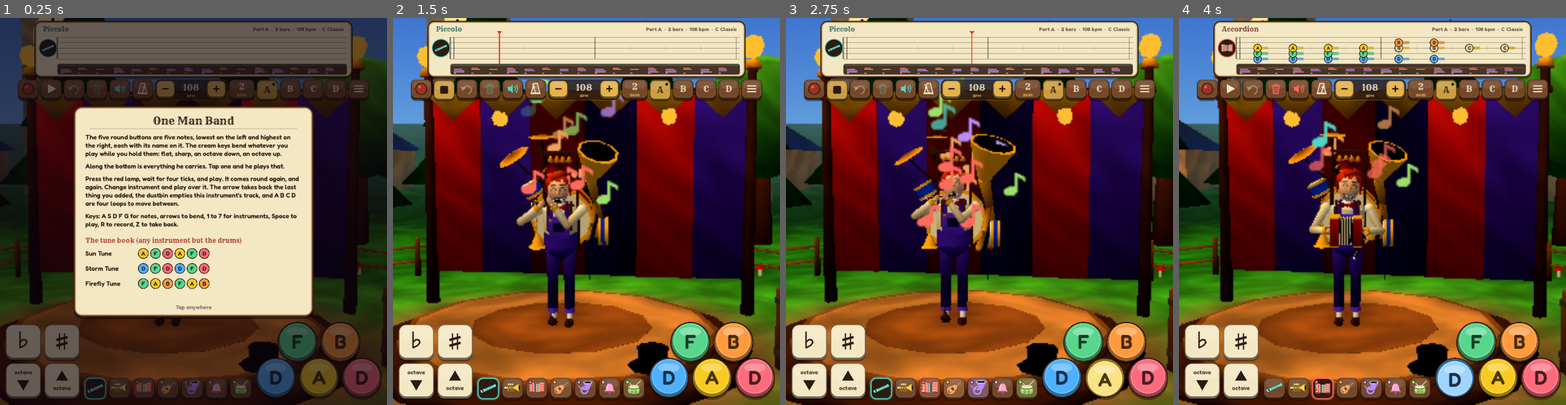
Above: before the commit, frames 1-4 (left to right).
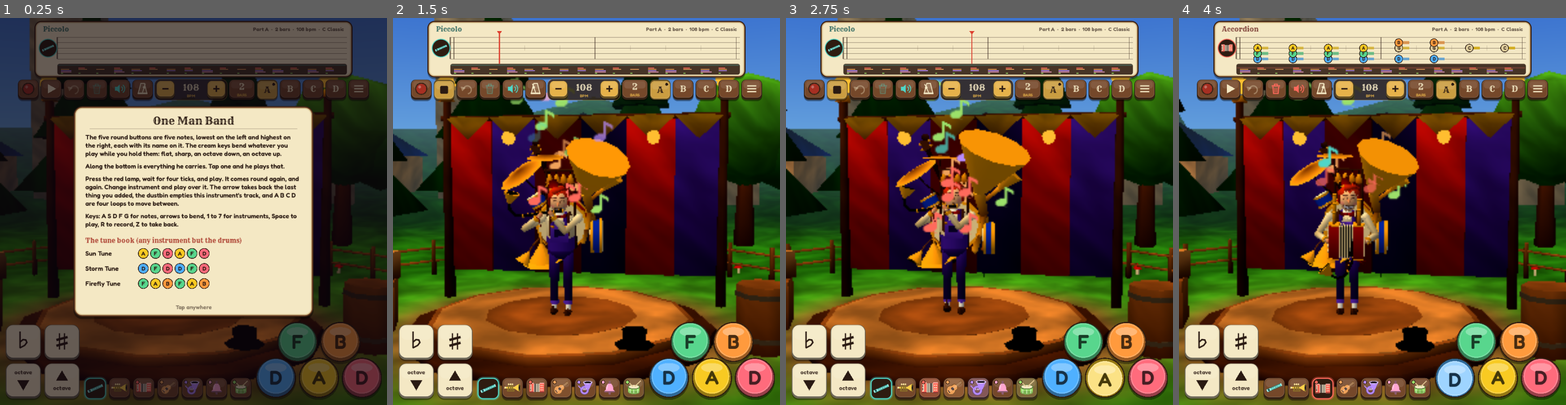
Above: after the commit, the same moments.

Repository: Sclondon/OneManBand
Game: Godot game, scene res://main.tscn
The game is run twice, just before and just after one commit, with the same random seed, the same clock (stepped at 60 frames per second) and the same inputs.
Inputs (mouse positions are in pixels of both pictures, inside the frame that each line leads up to):
- Up to frame 1 (0.25 s): no input
- Up to frame 2 (1.5 s): tap Enter at 0.5 s; move the mouse to (671, 192) at 0.52 s; hold D 0.53-1.25 s; tap F at 0.6 s; click (671, 192) at 0.67 s; tap Space at 0.77 s; drag from (509, 230) to (567, 288) at 1.27 s
- Up to frame 3 (2.75 s): move the mouse to (1018, 126) at 2.02 s; hold D from 2.03 s (still down); tap 1 at 2.1 s
- Up to frame 4 (4 s): release D at 2.75 s; drag from (1353, 288) to (1256, 153) at 2.77 s; move the mouse to (1488, 269) at 3.52 s; hold A from 3.53 s (still down); tap 3 at 3.6 s; tap Space at 3.77 s

The runs differ from the first frame. In frame 1, 17% of the frame differs, in the area x 0-100%, y 0-100%; in frame 2, 46%; in frame 3, 46%; in frame 4, 46%.

Commit message:
Comically large, odd instruments; a loop can be sent to the station's radio; a film script for the arcade preview
Co-Authored-By: Claude Opus 5.5 <noreply@anthropic.com>
Claude-Session: https://claude.ai/code/session_011y8RZHqd5HVZkKhsjEkrQh

Diff:
--- a/scripts/bandsman.gd
+++ b/scripts/bandsman.gd
@@ -16,11 +16,11 @@
 const REACH := [
 	[Vector3(-0.07, 0.56, 0.22), Vector3(-0.2, 0.555, 0.2)],
 	[Vector3(0.04, 0.555, 0.3), Vector3(-0.03, 0.6, 0.37)],
-	[Vector3(0.2, 0.2, 0.28), null],
-	[Vector3(0.34, 0.25, 0.24), Vector3(-0.07, 0.06, 0.28)],
+	[Vector3(0.26, 0.14, 0.32), null],
+	[Vector3(0.47, 0.25, 0.28), Vector3(-0.1, -0.01, 0.35)],
 	[Vector3(0.13, 0.27, 0.23), Vector3(-0.03, 0.44, 0.23)],
-	[Vector3(0.3, 0.3, 0.26), null],
-	[Vector3(0.14, 0.15, 0.3), null],
+	[Vector3(0.34, 0.3, 0.28), null],
+	[Vector3(0.18, 0.2, 0.38), null],
 ]
 
 var stage: Stage
@@ -38,8 +38,8 @@
 var strike: Array[float] = [0.0, 0.0]
 var pops := {}
 var sizes := {}
-var half := 0.08         # half the accordion's bellows
-var half_to := 0.08
+var half := 0.1          # half the accordion's bellows
+var half_to := 0.1
 var lift := 0.0
 var energy := 0.0
 var stomp := 0.0
@@ -75,11 +75,11 @@
 			Transform3D(Basis(Vector3.BACK, 1.2), Vector3(0.21, 0.12, 0.12)))
 	_carry(Kit.TRUMPET, p.trumpet, Transform3D(Basis(Vector3.UP, -0.5) * Basis(Vector3.RIGHT, 0.28), Vector3(0.0, 0.605, 0.17)),
 			Transform3D(Basis(Vector3.RIGHT, PI / 2.0), Vector3(-0.31, 0.5, -0.17)))
-	_carry(Kit.ACCORDION, acc, Transform3D(Basis(), Vector3(0.0, 0.2, 0.26)), null)
-	_carry(Kit.GUITAR, p.guitar, Transform3D(Basis(Vector3.BACK, 0.38), Vector3(-0.1, 0.07, 0.21)),
+	_carry(Kit.ACCORDION, acc, Transform3D(Basis(), Vector3(0.0, 0.14, 0.32)), null)
+	_carry(Kit.GUITAR, p.guitar, Transform3D(Basis(Vector3.BACK, 0.38), Vector3(-0.16, 0.0, 0.26)),
 			Transform3D(Basis(Vector3.BACK, -1.15) * Basis(Vector3.UP, PI), Vector3(0.05, 0.3, -0.62)))
 	_carry(Kit.TUBA, p.tuba_pipe, p.tuba_pipe.transform, null)
-	_carry(Kit.DRUMS, p.snare, Transform3D(Basis(Vector3.RIGHT, 0.3), Vector3(0.0, 0.0, 0.33)),
+	_carry(Kit.DRUMS, p.snare, Transform3D(Basis(Vector3.RIGHT, 0.3), Vector3(0.0, -0.03, 0.42)),
 			Transform3D(Basis(Vector3.BACK, -PI / 2.0), Vector3(0.5, 0.05, -0.36)))
 	# Two of each thing that takes a hand apiece
 	for piece: String in ["bell_hand", "stick"]:
@@ -123,7 +123,7 @@
 		return
 	match which:
 		Kit.ACCORDION:
-			half_to = 0.15 if half_to < 0.1 else 0.055
+			half_to = 0.2 if half_to < 0.14 else 0.08
 		Kit.GUITAR:
 			strike[1] = 1.0
 		Kit.BELLS:
@@ -227,7 +227,7 @@
 		at = pair[1] if pair[1] != null else at * Vector3(-1, 1, 1)
 	match inst:
 		Kit.ACCORDION:
-			at.x = (half + 0.11) * (1.0 if h == 0 else -1.0)
+			at.x = (half + 0.16) * (1.0 if h == 0 else -1.0)
 		Kit.GUITAR:
 			if h == 1:
 				at.y += 0.09 * sin(strike[1] * PI) - 0.02
@@ -240,7 +240,7 @@
 			at = p.trumpet.transform * (Vector3(0.03, -0.045, 0.13) if h == 0 else Vector3(-0.025, 0.0, 0.23))
 		Kit.PICCOLO:
 			# Along the pipe, out to his right
-			at = p.piccolo.transform * (Vector3(-0.07, -0.02, 0.02) if h == 0 else Vector3(-0.2, -0.02, 0.02))
+			at = p.piccolo.transform * (Vector3(-0.1, -0.03, 0.02) if h == 0 else Vector3(-0.27, -0.03, 0.02))
 	return at
 
 
--- a/scripts/hud.gd
+++ b/scripts/hud.gd
@@ -27,7 +27,7 @@
 # The five note buttons, lowest to highest
 const PAD_COLORS: Array[Color] = [Color("4fb0ff"), Color("58d68d"), Color("f8ca22"), Color("ff9a3d"), Color("ff6b7c")]
 const TRANSPORT := ["rec", "play", "undo", "clear", "mute", "metro", "bpm-", "bpm", "bpm+", "bars", "s0", "s1", "s2", "s3", "menu"]
-const MENU := ["tuning", "key", "snap", "chain", "demo", "new", "export", "midi", "sound", "help", "close"]
+const MENU := ["tuning", "key", "snap", "chain", "demo", "new", "radio", "export", "midi", "sound", "help", "close"]
 const BENDERS := ["flat", "sharp", "down", "up"]
 
 var band: Band
@@ -113,7 +113,7 @@
 			cell.x * 2.0 + 44.0, 6.0 * (cell.y + 8.0) + 92.0)
 	for k in MENU.size():
 		var at := menu_rect.position + Vector2(16.0 + (k % 2) * (cell.x + 12.0), 70.0 + (k / 2) * (cell.y + 8.0))
-		buttons["menu:" + MENU[k]] = {"rect": Rect2(at, cell if k < 10 else Vector2(cell.x * 2.0 + 12.0, cell.y))}
+		buttons["menu:" + MENU[k]] = {"rect": Rect2(at, cell)}
 
 
 # Lays `ids` out in a row `width` wide, centred, and returns where the next row would start
@@ -607,11 +607,12 @@
 		"chain": "Song mode: " + ("A to D in turn" if looper.chain else "off"),
 		"demo": "Load the house band",
 		"new": "New song",
+		"radio": "Send to the station radio",
 		"export": "Save as MIDI file",
 		"midi": "MIDI keyboard: " + ("on" if band.midi_open else "off"),
 		"sound": "Sound: " + ("on" if band.synth.sound else "off"),
 		"help": "How to play",
-		"close": "Back to the band",
+		"close": "Back",
 	}
 	for id: String in MENU:
 		var last := id == "close"
--- a/scripts/main.gd
+++ b/scripts/main.gd
@@ -15,9 +15,9 @@
 }
 const FOV := 38.0
 # What the camera has to keep in the picture: the middle of him, and how tall and wide he is
-const SUBJECT := Vector3(0.0, 1.42, 0.0)
-const TALL := 2.5
-const BROAD := 2.0
+const SUBJECT := Vector3(0.0, 1.5, 0.0)
+const TALL := 2.8
+const BROAD := 2.4
 
 var save_path := "user://one_man_band.json"
 var show_help_first := true
@@ -37,6 +37,8 @@
 var held := {}            # button (or "m60" for a MIDI key) -> [voice, recording token]
 var recent: Array[int] = []
 var midi_open := false
+var _page_listener: JavaScriptObject   # (kept, or the browser's side of it is let go)
+var _radio_wait := 0.0
 var time := 0.0
 var _dirty := false
 var _since_save := 0.0
@@ -76,6 +78,9 @@
 	add_child(hud)
 
 	looper.note_on.connect(_loop_note)
+	if OS.has_feature("web"):
+		_page_listener = JavaScriptBridge.create_callback(_page_said)
+		JavaScriptBridge.get_interface("window").addEventListener("message", _page_listener)
 	looper.changed.connect(func() -> void: _dirty = true)
 	if not load_game():
 		load_demo()
@@ -113,6 +118,10 @@
 	man.phase = looper.beat_phase()
 	man.holding = not held.is_empty()
 	_aim()
+	if _radio_wait > 0.0:
+		_radio_wait -= delta
+		if _radio_wait <= 0.0:
+			hud.toast("No answer. The radio is in the Wayside arcade")
 	_since_save += delta
 	if _dirty and _since_save > 3.0:
 		save_game()
@@ -200,6 +209,9 @@
 				hud.toast("A clean sheet")
 			"export":
 				export_midi()
+				hud.menu_open = false
+			"radio":
+				send_to_radio()
 				hud.menu_open = false
 			"midi":
 				open_midi()
@@ -383,6 +395,40 @@
 		hud.toast("Saved to " + ProjectSettings.globalize_path(path))
 
 
+# Sends the loop that is playing (what is not muted of it) up to the page the game is on. In
+# the Wayside arcade that page keeps it on the player's account, and the radio on the station's
+# bench plays it: on one frequency for them, on another for everyone else.
+func send_to_radio() -> void:
+	if looper.section_empty(looper.section):
+		hud.toast("Nothing to send yet. Record something first")
+		return
+	if not OS.has_feature("web"):
+		hud.toast("The radio is in the Wayside arcade. Play there to send it")
+		return
+	var tracks: Array = looper.to_dict().sections[looper.section]
+	for i in tracks.size():
+		if looper.muted[i]:
+			tracks[i] = []
+	var message := JSON.stringify({"type": "ONE_MAN_BAND_SONG", "song": {"bpm": looper.bpm, "bars": looper.bars, "tracks": tracks}})
+	JavaScriptBridge.eval("window.parent.postMessage(%s, '*')" % message)
+	_radio_wait = 6.0
+	hud.toast("Sending it to the station's radio")
+
+
+# The page answers: the name the tune was given, or why it was not taken
+func _page_said(args: Array) -> void:
+	var data: Variant = args[0].data
+	if not data is JavaScriptObject or str(data.type) != "ONE_MAN_BAND_SAVED":
+		return
+	_radio_wait = 0.0
+	if data.ok:
+		hud.toast("On the radio as %s. Tune to 94.7 at the station" % str(data.name))
+	elif str(data.why) == "signin":
+		hud.toast("Sign in to put a tune on the radio")
+	else:
+		hud.toast("The radio would not take it. Try again")
+
+
 # Listens for a MIDI keyboard. Only on request, because a browser asks leave for it.
 func open_midi() -> void:
 	OS.open_midi_inputs()
--- /dev/null
+++ b/tests/attract.gd
@@ -0,0 +1,53 @@
+extends SceneTree
+## Plays the game for the arcade's preview film: the house band going, a few phrases over it on
+## three instruments, and night falling.
+## godot --path . --fixed-fps 30 --write-movie <out.avi> -s tests/attract.gd
+
+const FPS := 30.0
+
+var save := "user://attract.json"
+var main: Band
+
+
+func _initialize() -> void:
+	DirAccess.remove_absolute(ProjectSettings.globalize_path(save))
+	main = load("res://main.tscn").instantiate()
+	main.save_path = save
+	main.show_help_first = false
+	root.add_child(main)
+	_run.call_deferred()
+
+
+func _run() -> void:
+	await _beats(0.5)
+	main.press("play")
+	await _beats(2.0)
+	main.press("i1")
+	await _phrase([0, 2, 4, 2, 3, 2, 1, 0])
+	main.press("i0")
+	await _beats(1.0)
+	await _phrase([4, 3, 2, 4, 2, 1, 2, 0])
+	main.stage.set_night(true)
+	main.stage.set_fireflies(true)
+	main.press("i5")
+	await _beats(1.0)
+	await _phrase([0, 2, 4, 2, 4, 3, 2, 4])
+	main.press("i2")
+	await _beats(1.0)
+	await _phrase([0, 2, 1, 3, 2, 4, 2, 0])
+	await _beats(1.0)
+	quit()
+
+
+# One button every half beat
+func _phrase(pads: Array) -> void:
+	for b: int in pads:
+		main.hud._down("n%d" % b)
+		await _beats(0.4)
+		main.hud._up("n%d" % b)
+		await _beats(0.1)
+
+
+func _beats(n: float) -> void:
+	for i in roundi(n * 60.0 / main.looper.bpm * FPS):
+		await process_frame
Binary file changed: art/preview.png
Binary file changed: models/bandsman.glb
Binary file changed: models/stage.glb
Not shown, added: tests/attract.gd.uid
Not shown, changed: README.md
Not shown, changed: art/bandsman.blend
Not shown, changed: art/bandsman.blend1
Not shown, changed: art/make_models.py
Not shown, changed: art/stage.blend
Not shown, changed: art/stage.blend1
Not shown, changed: build/index.html
Not shown, changed: build/index.pck
